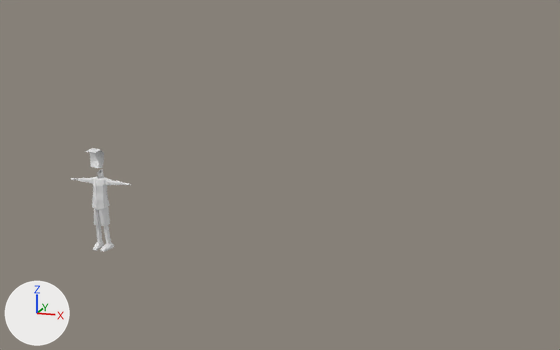
An edit to the Blender file personagem2.blend, drawn before and after from the same camera.
Both versions are drawn from a 50 mm lens placed at (11.95, -19.12, 8.15), pointed at (5.48, 0.23, 2.69). Arrows for +X, +Y and +Z are at lower left; the lights stay in place.

Script lines for the objects in view, before the commit:
```python
me_cube = bpy.data.meshes.new('Cube')
me_cube.from_pydata(...)  # 35 vertices, 24 faces; spans x -0.01..1.19, y -1.25..1.16, z -2.38..2.05
me_cube.materials.append(mat_material)  # white #e7e7e7
me_cube_002 = bpy.data.meshes.new('Cube.002')
me_cube_002.from_pydata(...)  # 40 vertices, 28 faces; spans x -0.87..0.87, y -0.55..1.14, z -0.63..1.52
me_cylinder = bpy.data.meshes.new('Cylinder')
me_cylinder.from_pydata(...)  # 63 vertices, 59 faces; spans x -1.25..1.73, y -2.66..1.63, z -11.55..1.14
ob_cube = bpy.data.objects.new('Cube', me_cube)
ob_cube.location = (-0.01, 0.0, 1.79)
ob_cube.scale = (0.207, 0.207, 0.207)
_m = ob_cube.modifiers.new('Mirror', 'MIRROR')
_m.use_clip = True
ob_cube_002 = bpy.data.objects.new('Cube.002', me_cube_002)
ob_cube_002.location = (-0.01, -0.28, 2.68)
ob_cube_002.scale = (0.276, 0.276, 0.276)
ob_cylinder = bpy.data.objects.new('Cylinder', me_cylinder)
ob_cylinder.location = (0.11, 0.0, 1.28)
ob_cylinder.scale = (0.109, 0.109, 0.109)
_m = ob_cylinder.modifiers.new('Mirror', 'MIRROR')
_m.use_clip = True
_m.merge_threshold = 0.231
_m.mirror_object = ob_cube
```
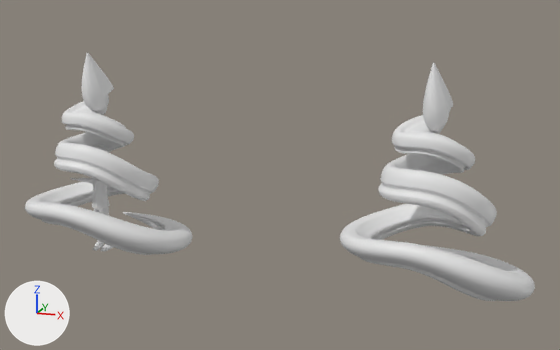
Changed parts and their boxes (x1, y1, x2, y2) in the pictures (560 x 350 px):
'NurbsPath.001', added: after (340, 62, 535, 301)
'NurbsPath', added: after (25, 53, 192, 255)
'Cube.002', hidden: before (85, 148, 104, 168)
'Sphere', added: after (92, 145, 109, 152)

Patch to the scene script:
```diff
--- a/personagem2.blend.py
+++ b/personagem2.blend.py
@@ cu_beziercircle_001 @@
+cu_beziercircle_001 = bpy.data.curves.new('BezierCircle.001', 'CURVE')
+cu_beziercircle_001.dimensions = '3D'
+_sp = cu_beziercircle_001.splines.new('BEZIER'); _sp.bezier_points.add(9)
+_sp.bezier_points.foreach_set('co', [-0.451, 0.0322, -0.0565, -0.368, 0.31, -0.194, -0.563, 0.598, -0.157, -0.0195, 1.04, 0.403, 0.188, 0.792, -0.189, 0.401, 0.932, -0.027, 0.492, 0.513, -0.162, 0.541, 0.225, -0.103, 0.594, -0.0874, -0.00781, 0.0763, -0.701, 0.0436])
+_sp.bezier_points.foreach_set('handle_left', [-0.387, -0.3, 0.0503, -0.347, 0.189, -0.17, -0.567, 0.479, -0.223, -0.354, 0.994, 0.496, -0.0608, 0.769, -0.106, 0.298, 0.985, -0.0536, 0.459, 0.686, -0.153, 0.522, 0.336, -0.132, 0.629, 0.0345, -0.033, 0.39, -0.712, 0.0554])
+_sp.bezier_points.foreach_set('handle_right', [-0.473, 0.149, -0.0941, -0.392, 0.442, -0.219, -0.551, 0.904, 0.0121, 0.232, 1.074, 0.333, 0.299, 0.803, -0.227, 0.553, 0.854, 0.0126, 0.514, 0.399, -0.169, 0.562, 0.101, -0.0717, 0.511, -0.384, 0.0534, -0.278, -0.688, 0.0302])
+for _p, _l, _r in zip(_sp.bezier_points, ['AUTO', 'AUTO', 'AUTO', 'AUTO', 'AUTO', 'AUTO', 'AUTO', 'AUTO', 'AUTO', 'AUTO'], ['AUTO', 'AUTO', 'AUTO', 'AUTO', 'AUTO', 'AUTO', 'AUTO', 'AUTO', 'AUTO', 'AUTO']): _p.handle_left_type = _l; _p.handle_right_type = _r
+_sp.order_u = 0
+_sp.order_v = 0
+_sp.use_cyclic_u = True
+cu_beziercircle_001.use_path = True
+cu_beziercircle_001.fill_mode = 'FULL'
@@ cu_nurbspath_001 @@
+cu_nurbspath_001 = bpy.data.curves.new('NurbsPath.001', 'CURVE')
+cu_nurbspath_001.dimensions = '3D'
+_sp = cu_nurbspath_001.splines.new('NURBS'); _sp.points.add(25)
+_sp.points.foreach_set('co', [-0.117, -0.0396, 5.829, 1.0, -0.0934, 0.0441, 4.327, 1.0, 0.0938, 0.251, 4.512, 1.0, -0.035, 0.447, 4.128, 1.0, -0.398, 0.349, 4.104, 1.0, -0.754, -0.0588, 3.822, 1.0, 0.013, -0.345, 4.131, 1.0, 0.754, 0.136, 3.544, 1.0, 0.288, 0.824, 3.519, 1.0, -0.542, 1.058, 3.092, 1.0, -1.288, 0.274, 2.882, 1.0, -0.918, -0.771, 2.988, 1.0, 0.431, -0.901, 3.138, 1.0, 1.339, -0.374, 2.322, 1.0, 1.455, 1.015, 1.638, 1.0, 0.106, 1.754, 1.858, 1.0, -0.996, 1.774, 1.397, 1.0, -1.962, 0.893, 1.2, 1.0, -2.086, -0.398, 1.216, 1.0, -1.288, -1.475, 1.418, 1.0, 0.171, -1.722, 1.71, 1.0, 1.948, -1.188, 0.624, 1.0, 2.571, 0.726, 0.184, 1.0, 1.332, 2.516, 0.105, 1.0, -0.808, 2.639, 0.245, 1.0, -0.808, 2.639, 0.245, 1.0])
+_sp.points.foreach_set('radius', [0.0239, 1.0, 0.0237, 0.474, 0.474, 0.474, 0.474, 0.474, 0.474, 0.474, 0.474, 0.474, 0.474, 0.474, 0.474, 0.474, 0.405, 0.474, 0.474, 0.474, 0.474, 0.838, 0.474, 0.474, 0.0473, 0.0473])
+_sp.order_u = 5
+_sp.order_v = 0
+_sp.use_endpoint_u = True
+cu_nurbspath_001.use_path = True
+cu_nurbspath_001.bevel_mode = 'OBJECT'
+cu_nurbspath_001.fill_mode = 'FULL'
+cu_nurbspath_001.bevel_object = ob_beziercircle_001
@@ cu_beziercircle @@
+cu_beziercircle = bpy.data.curves.new('BezierCircle', 'CURVE')
+cu_beziercircle.dimensions = '3D'
+_sp = cu_beziercircle.splines.new('BEZIER'); _sp.bezier_points.add(9)
+_sp.bezier_points.foreach_set('co', [-0.451, 0.0322, -0.0565, -0.368, 0.31, -0.194, -0.563, 0.598, -0.157, -0.0195, 1.04, 0.403, 0.188, 0.792, -0.189, 0.401, 0.932, -0.027, 0.492, 0.513, -0.162, 0.541, 0.225, -0.103, 0.594, -0.0874, -0.00781, 0.0763, -0.701, 0.0436])
+_sp.bezier_points.foreach_set('handle_left', [-0.387, -0.3, 0.0503, -0.347, 0.189, -0.17, -0.567, 0.479, -0.223, -0.354, 0.994, 0.496, -0.0608, 0.769, -0.106, 0.298, 0.985, -0.0536, 0.459, 0.686, -0.153, 0.522, 0.336, -0.132, 0.629, 0.0345, -0.033, 0.39, -0.712, 0.0554])
+_sp.bezier_points.foreach_set('handle_right', [-0.473, 0.149, -0.0941, -0.392, 0.442, -0.219, -0.551, 0.904, 0.0121, 0.232, 1.074, 0.333, 0.299, 0.803, -0.227, 0.553, 0.854, 0.0126, 0.514, 0.399, -0.169, 0.562, 0.101, -0.0717, 0.511, -0.384, 0.0534, -0.278, -0.688, 0.0302])
+for _p, _l, _r in zip(_sp.bezier_points, ['AUTO', 'AUTO', 'AUTO', 'AUTO', 'AUTO', 'AUTO', 'AUTO', 'AUTO', 'AUTO', 'AUTO'], ['AUTO', 'AUTO', 'AUTO', 'AUTO', 'AUTO', 'AUTO', 'AUTO', 'AUTO', 'AUTO', 'AUTO']): _p.handle_left_type = _l; _p.handle_right_type = _r
+_sp.order_u = 0
+_sp.order_v = 0
+_sp.use_cyclic_u = True
+cu_beziercircle.use_path = True
+cu_beziercircle.fill_mode = 'FULL'
@@ cu_nurbspath @@
+cu_nurbspath = bpy.data.curves.new('NurbsPath', 'CURVE')
+cu_nurbspath.dimensions = '3D'
+_sp = cu_nurbspath.splines.new('NURBS'); _sp.points.add(25)
+_sp.points.foreach_set('co', [-0.117, -0.0396, 5.829, 1.0, -0.0934, 0.0441, 4.327, 1.0, 0.0938, 0.251, 4.512, 1.0, -0.035, 0.447, 4.128, 1.0, -0.398, 0.349, 4.104, 1.0, -0.754, -0.0588, 3.822, 1.0, 0.013, -0.345, 4.131, 1.0, 0.754, 0.136, 3.544, 1.0, 0.288, 0.824, 3.519, 1.0, -0.542, 1.058, 3.092, 1.0, -1.288, 0.274, 2.882, 1.0, -0.918, -0.771, 2.988, 1.0, 0.431, -0.901, 3.138, 1.0, 1.339, -0.374, 2.322, 1.0, 1.455, 1.015, 1.638, 1.0, 0.106, 1.754, 1.858, 1.0, -0.996, 1.774, 1.397, 1.0, -1.962, 0.893, 1.2, 1.0, -2.086, -0.398, 1.216, 1.0, -1.288, -1.475, 1.418, 1.0, 0.171, -1.722, 1.71, 1.0, 1.948, -1.188, 0.624, 1.0, 2.571, 0.726, 0.184, 1.0, 1.332, 2.516, 0.105, 1.0, -0.808, 2.639, 0.245, 1.0, -0.808, 2.639, 0.245, 1.0])
+_sp.points.foreach_set('radius', [0.0239, 1.0, 0.0237, 0.474, 0.474, 0.474, 0.474, 0.474, 0.474, 0.474, 0.474, 0.474, 0.474, 0.474, 0.474, 0.474, 0.405, 0.474, 0.474, 0.474, 0.474, 0.838, 0.474, 0.474, 0.0473, 0.0473])
+_sp.order_u = 5
+_sp.order_v = 0
+_sp.use_endpoint_u = True
+cu_nurbspath.use_path = True
+cu_nurbspath.bevel_mode = 'OBJECT'
+cu_nurbspath.fill_mode = 'FULL'
+cu_nurbspath.bevel_object = ob_beziercircle
@@ ob_cube_002 @@
 ob_cube_002.scale = (0.276, 0.276, 0.276)
+ob_cube_002.hide_set(True)
@@ ob_sphere @@
+ob_sphere = bpy.data.objects.new('Sphere', me_sphere)  # 482 vertices, 512 faces; spans x -1.0..1.01, y -1.0..1.0, z -1.21..1.0
+ob_sphere.location = (-0.03, 0.05, 2.83)
+ob_sphere.scale = (0.334, 0.334, 0.334)
@@ ob_beziercircle_001 @@
+ob_beziercircle_001 = bpy.data.objects.new('BezierCircle.001', cu_beziercircle_001)
+ob_beziercircle_001.location = (14.78, -0.494, 0.145)
@@ ob_nurbspath_001 @@
+ob_nurbspath_001 = bpy.data.objects.new('NurbsPath.001', cu_nurbspath_001)
+ob_nurbspath_001.location = (9.67, -0.49, 0.15)
@@ ob_beziercircle @@
+ob_beziercircle = bpy.data.objects.new('BezierCircle', cu_beziercircle)
+ob_beziercircle.location = (5.112, 0.0, 0.0)
@@ ob_nurbspath @@
+ob_nurbspath = bpy.data.objects.new('NurbsPath', cu_nurbspath)
+ob_nurbspath.location = (0.0, 0.0, 0.0)
```
